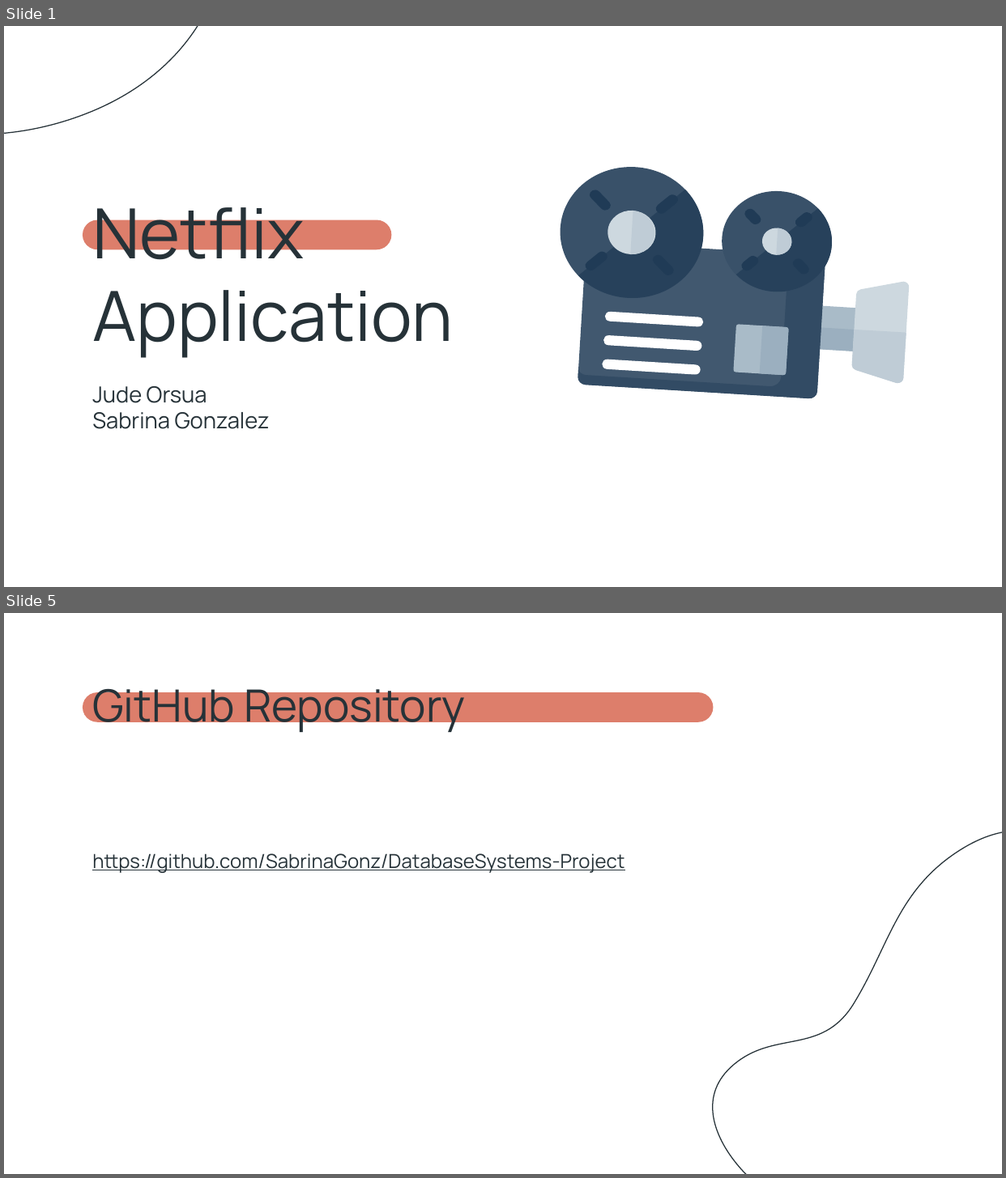
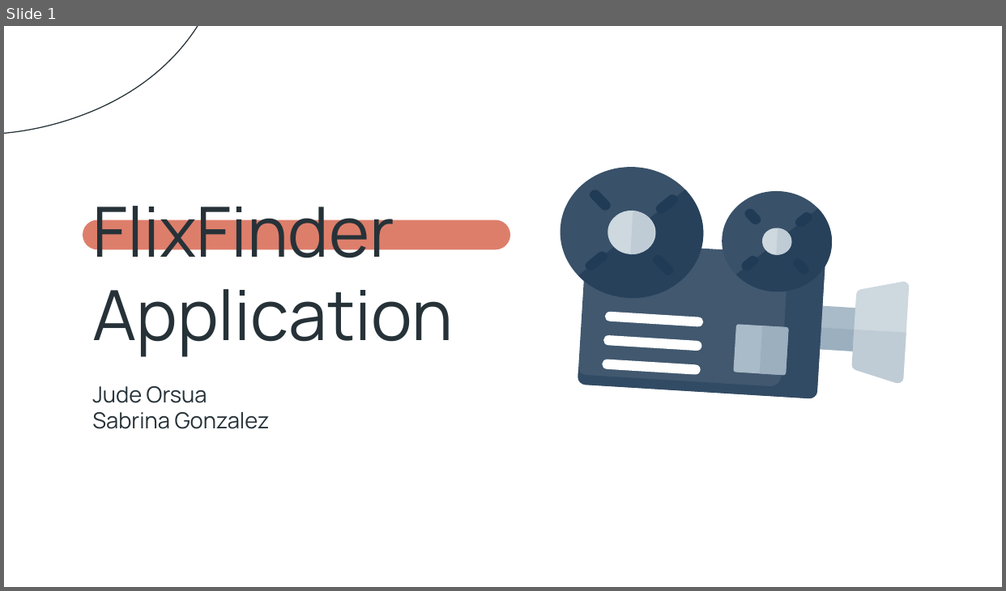
Before and after one commit to SabrinaGonz/DatabaseSystems-Project, a slide deck: CSE 111_ Phase 1 Presentation.pptx. Shown one above the other, each under a label of ours: slides 1 and 5 before the commit, slide 1 after it; the slides between them are not shown. The pictures are 1006x1178 and 1006x591 pixels, drawn with LibreOffice and Linux fonts; fonts in the diff are those of the drawing. Boxes give left, top, right and bottom in pixels: in the first picture for what was removed or moved away, otherwise in the second. Text is boxed around its words. In the diff, an @@ line names an element or a change of style, - is before the commit and + after.

```diff
--- a/CSE 111_ Phase 1 Presentation.pptx
+++ b/CSE 111_ Phase 1 Presentation.pptx
@@ slide 5 removed at [4,613,1002,1174], background #FFFFFF @@
@@ title removed at [92,680,465,734] @@
-GitHub Repository
@@ rounded rectangle removed at [83,693,714,723] @@
@@ freeform shape removed at [672,745,1002,1174] @@
@@ text removed at [92,854,624,873] @@
-https://github.com/SabrinaGonz/DatabaseSystems-Project
@@ slide 1 changed as well @@
@@ rounded rectangle: place and size @@
-rounded rectangle at [83,220,392,250]
+rounded rectangle at [83,220,511,250]
@@ title at [92,206,453,357]: text changed @@
-Netflix Application
+FlixFinder Application
```
Also in this commit, not shown: 1 other slide changed, 5 slides added, 2 other slides removed.
